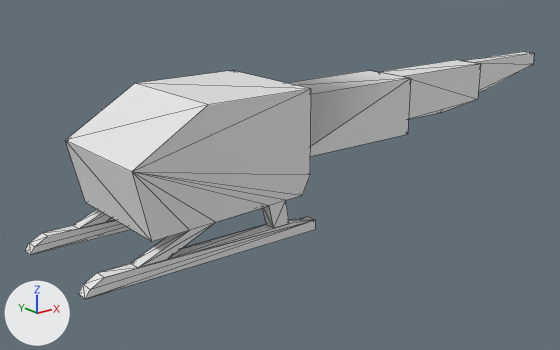
A saved change to the COLLADA model model/player.dae.
Before and after are seen from a camera (50 mm lens) standing at (-5.39, -8.5, 4.41) and looking at (2.6, 1.49, 0.41). Every picture has the same lights, and +X, +Y and +Z are marked at lower left. Mesh edges are drawn as thin lines. Materials are left out; every surface is plain grey. Vertices at the same position are counted once.

Objects in the first picture: 'SketchUp'.
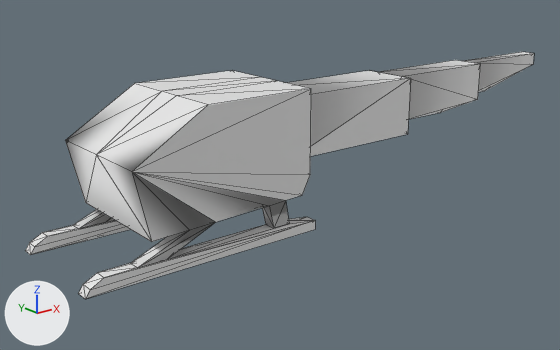
Edits to the scene script, one JSON object a line:
```json
{"block": "me_sketchup", "where": "# used by ob_sketchup; location = (0.0, 0.0, 0.0)"}
{"op": "remove", "block": "me_sketchup", "code": "me_sketchup.from_pydata(...)  # 92 vertices, 190 faces; spans x -1.74..8.86, y 0.0..2.0, z -0.02..2.22"}
{"op": "add", "block": "me_sketchup", "code": "me_sketchup.from_pydata(...)  # 97 vertices, 225 faces; spans x -1.74..8.86, y 0.0..2.0, z -0.02..2.22"}
{"block": "me_sketchup", "change": "me_sketchup part 1"}
{"block": "me_sketchup", "change": "8 faces are deleted"}
{"block": "me_sketchup", "change": "5 vertices are added at (-0.99, 1.0, 1.52), (0.19, 0.8, 2.22), (2.0, 0.8, 2.22), (2.0, 1.2, 2.22), (0.19, 1.2, 2.22)"}
{"block": "me_sketchup", "change": "39 new faces join them"}
```

Location of each change, (x1, y1, x2, y2) in pixels of the pictures (560 x 350 px):
```json
{"part": 1, "of": "me_sketchup", "change": "built on", "before": [65, 71, 311, 242], "after": [65, 71, 311, 242]}
```
